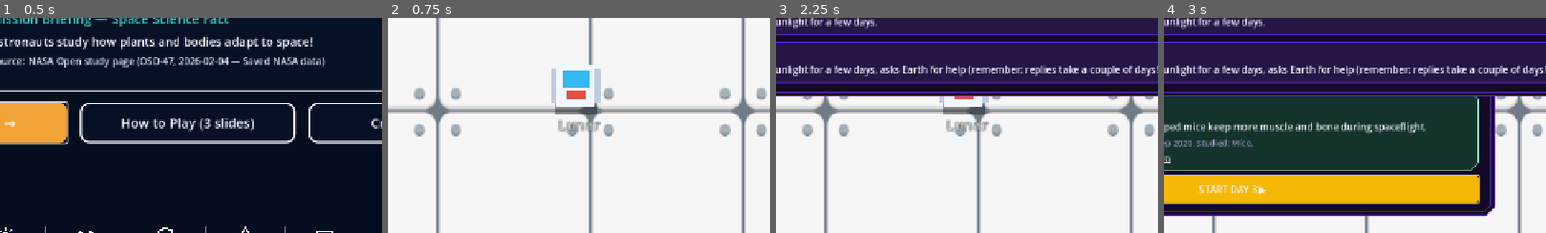
Above: before the commit, frames 1-4 (left to right).
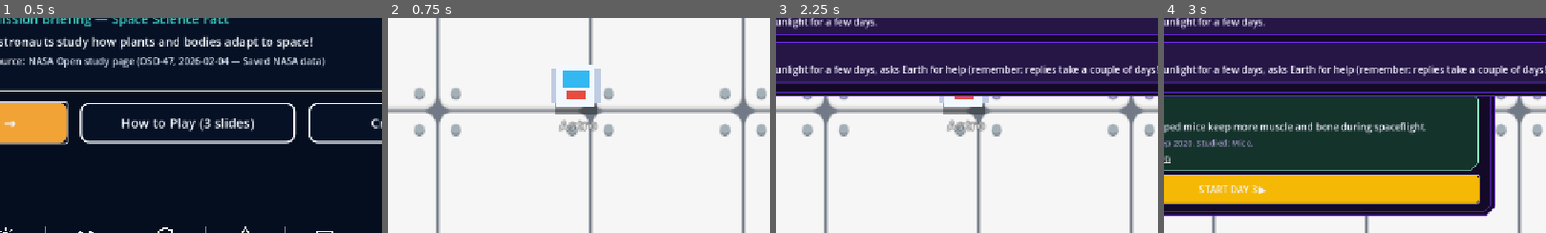
Above: after the commit, the same moments.

Repository: Inno-san/nasa_lunar_
Game: Godot game, scene res://scenes/main_menu.tscn
Same seed, same stepped clock (60 frames per second), same inputs: the game is played once before the commit and once after it.
Inputs:
- Up to frame 1 (0.5 s): no input
- Up to frame 2 (0.75 s): click "Play Mission →" at 0.5 s
- Up to frame 3 (2.25 s): click "▶▶ NEXT DAY" at 1.25 s; click "START DAY 2 ▶" at 2 s
- Up to frame 4 (3 s): click "▶▶ NEXT DAY" at 2.75 s
The pictures show only the part of the screen within x 25-75%, y 34-84%; the shares and areas given below are measured in that part.

Frame 1 is identical in both runs. In frame 2, 0.3% of the frame differs, in the area x 44-56%, y 47-53%; in frame 3, 0.3%; in frame 4, nothing differs.

Commit message:
chore(player): rename astronaut label to Astro

Diff:
--- a/scenes/astronaut.tscn
+++ b/scenes/astronaut.tscn
@@ -69,7 +69,7 @@
 theme_override_colors/font_outline_color = Color(0, 0, 0, 1)
 theme_override_constants/outline_size = 3
 theme_override_font_sizes/font_size = 12
-text = "Lunar"
+text = "Astro"
 horizontal_alignment = 1
 
 [node name="CollisionShape2D" type="CollisionShape2D" parent="." unique_id=1106764426]
Not shown, changed: export/web/index.pck
